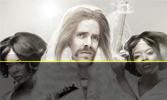
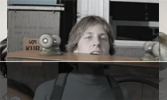
Comparing the layer stacks of the two w=167, h=100 images. Changes:
added layer "Layer 46" in group "thumb6 copy 3" over [7, 0, 159, 100]
